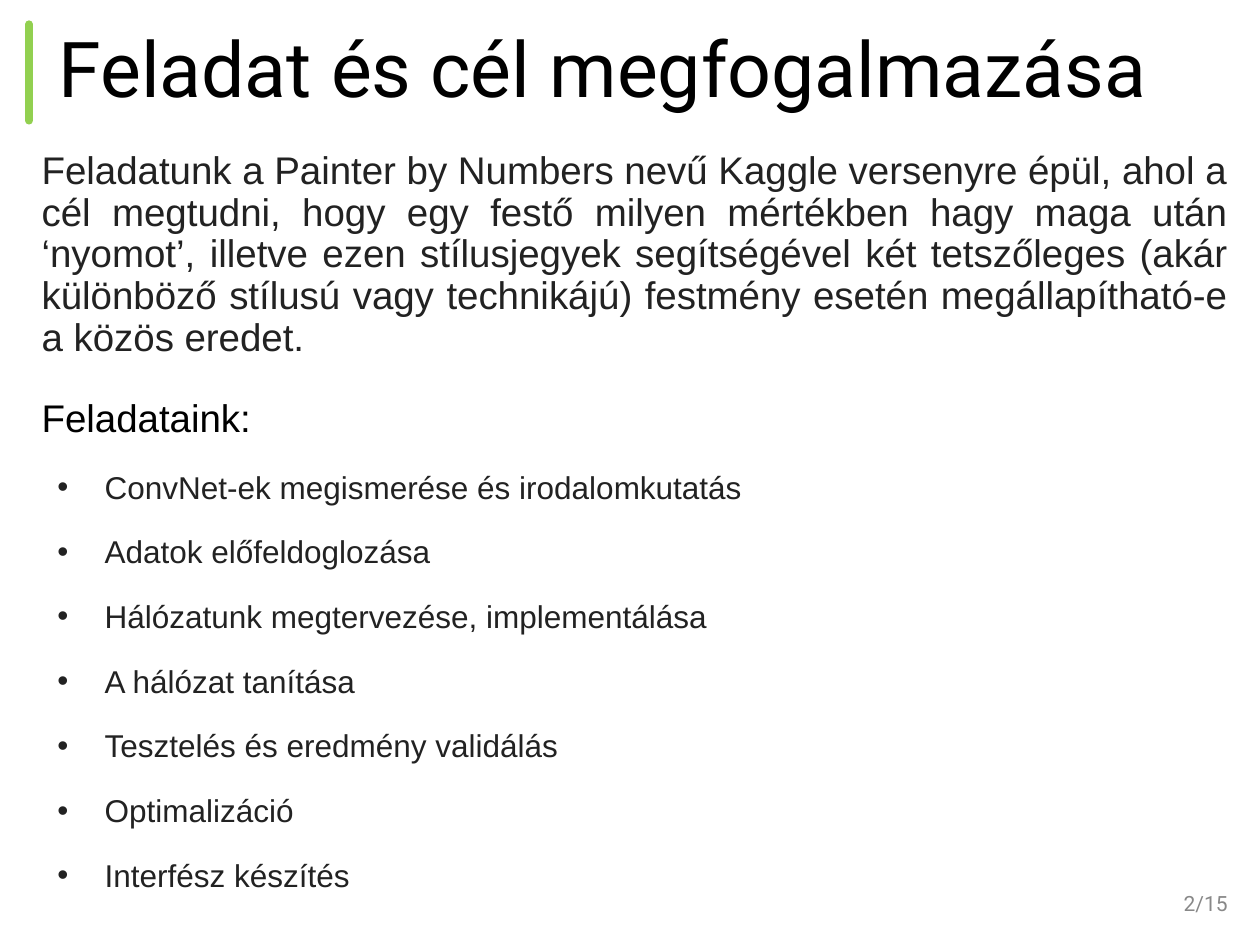
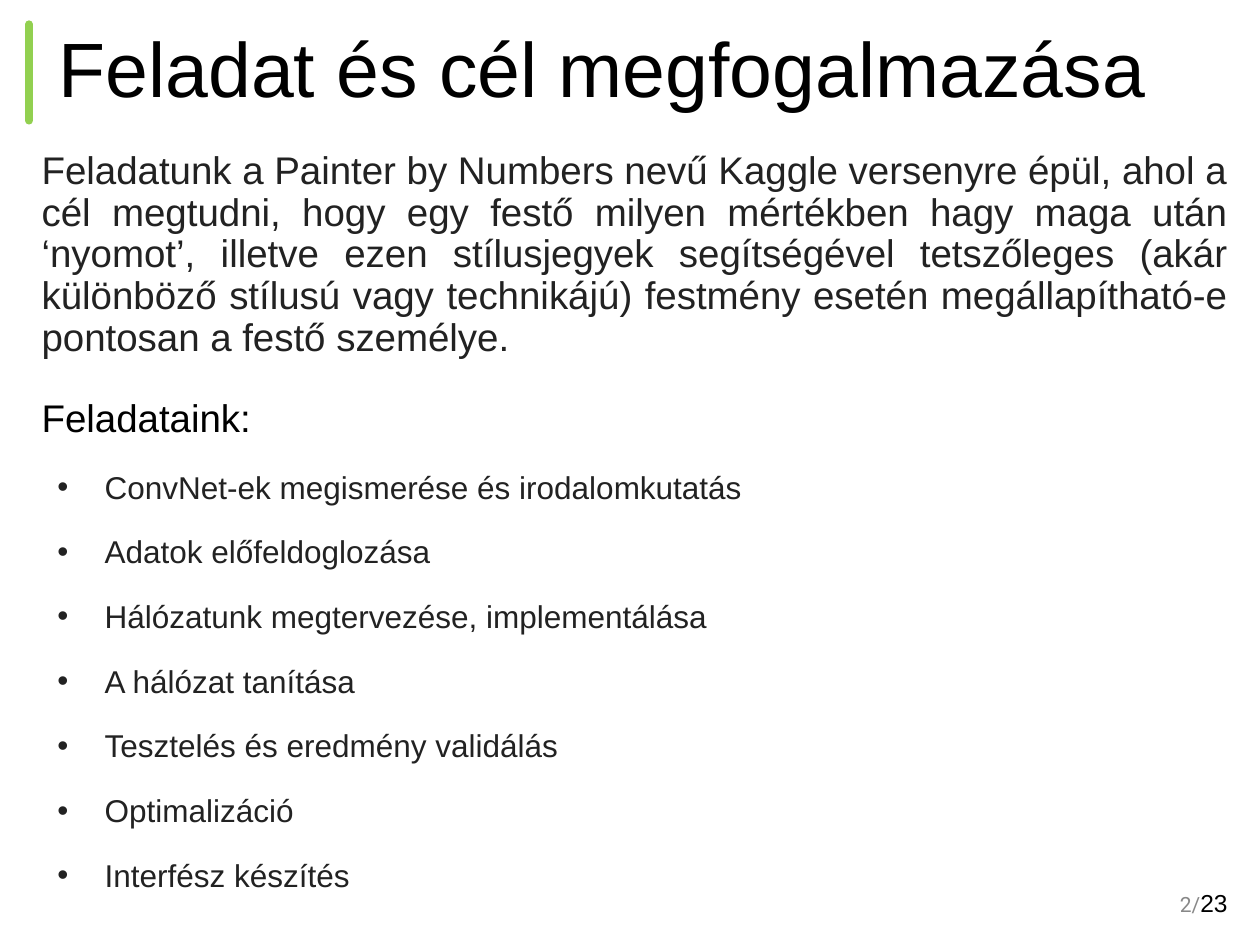
Before and after one commit to BME-SmartLab-Education/vitmav45-2016-train-validate-test-repeat, a slide deck: slide 2 of train-validate-test-repeat-vitmav45-nagy-hazi-beszamolo.pptx.pptx. Drawn at 1260x945 pixels with LibreOffice and Linux fonts; fonts in the diff are those of the drawing. Boxes give left, top, right and bottom in pixels: in the first picture for what was removed or moved away, otherwise in the second. Text is boxed around its words. In the diff, an @@ line names an element or a change of style, - is before the commit and + after.

```diff
--- a/train-validate-test-repeat-vitmav45-nagy-hazi-beszamolo.pptx.pptx
+++ b/train-validate-test-repeat-vitmav45-nagy-hazi-beszamolo.pptx.pptx
@@ title "Feladat és cél megfogalmazása" at <box>59,40,1145,112</box>: font Roboto to Arial @@
@@ text at <box>42,155,1228,358</box>: text changed @@
-Feladatunk a Painter by Numbers nevű Kaggle versenyre épül, ahol a cél megtudni, hogy egy festő milyen mértékben hagy maga után ‘nyomot’, illetve ezen stílusjegyek segítségével két tetszőleges (akár különböző stílusú vagy technikájú) festmény esetén megállapítható-e a közös eredet.
+Feladatunk a Painter by Numbers nevű Kaggle versenyre épül, ahol a cél megtudni, hogy egy festő milyen mértékben hagy maga után ‘nyomot’, illetve ezen stílusjegyek segítségével tetszőleges (akár különböző stílusú vagy technikájú) festmény esetén megállapítható-e pontosan a festő személye.
@@ page number at <box>1180,895,1227,913</box>: text changed @@
-2/15
+2/23
```
Also in this commit, not shown: 15 other slides changed, 5 slides added, 4 slides removed.
